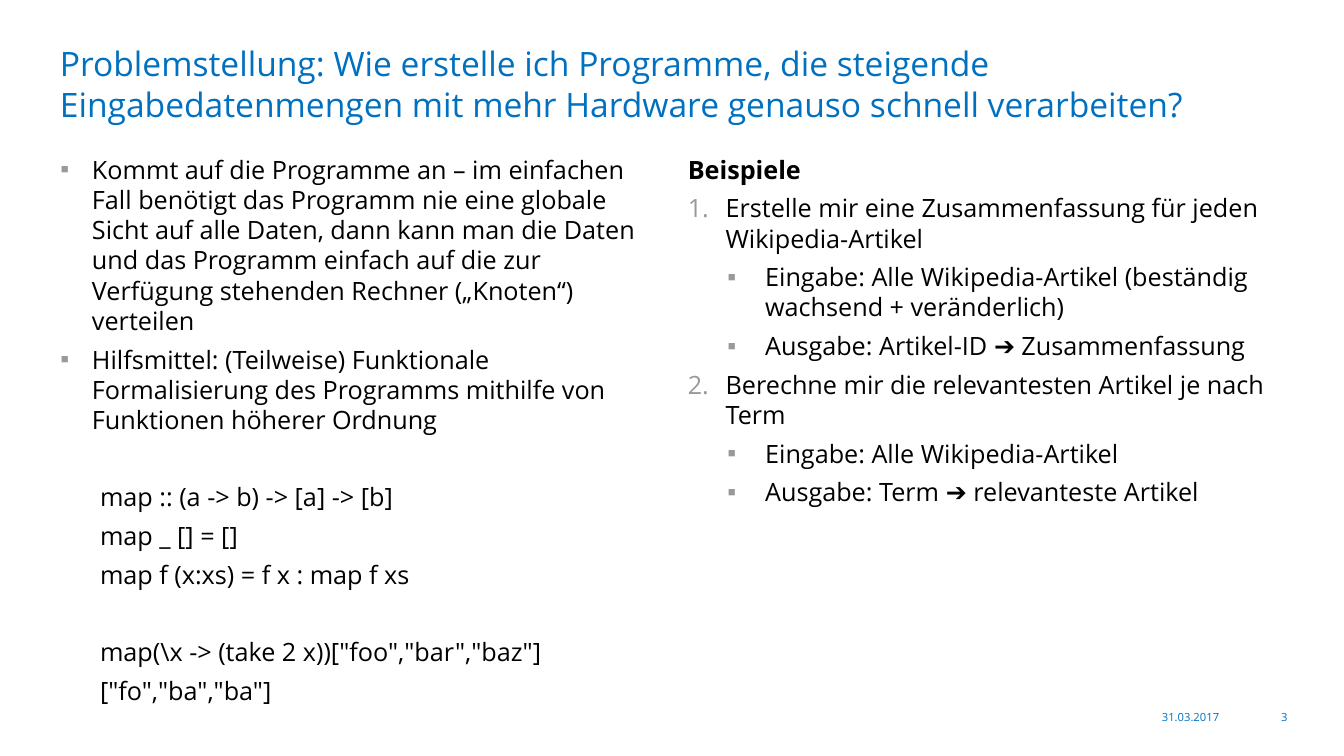
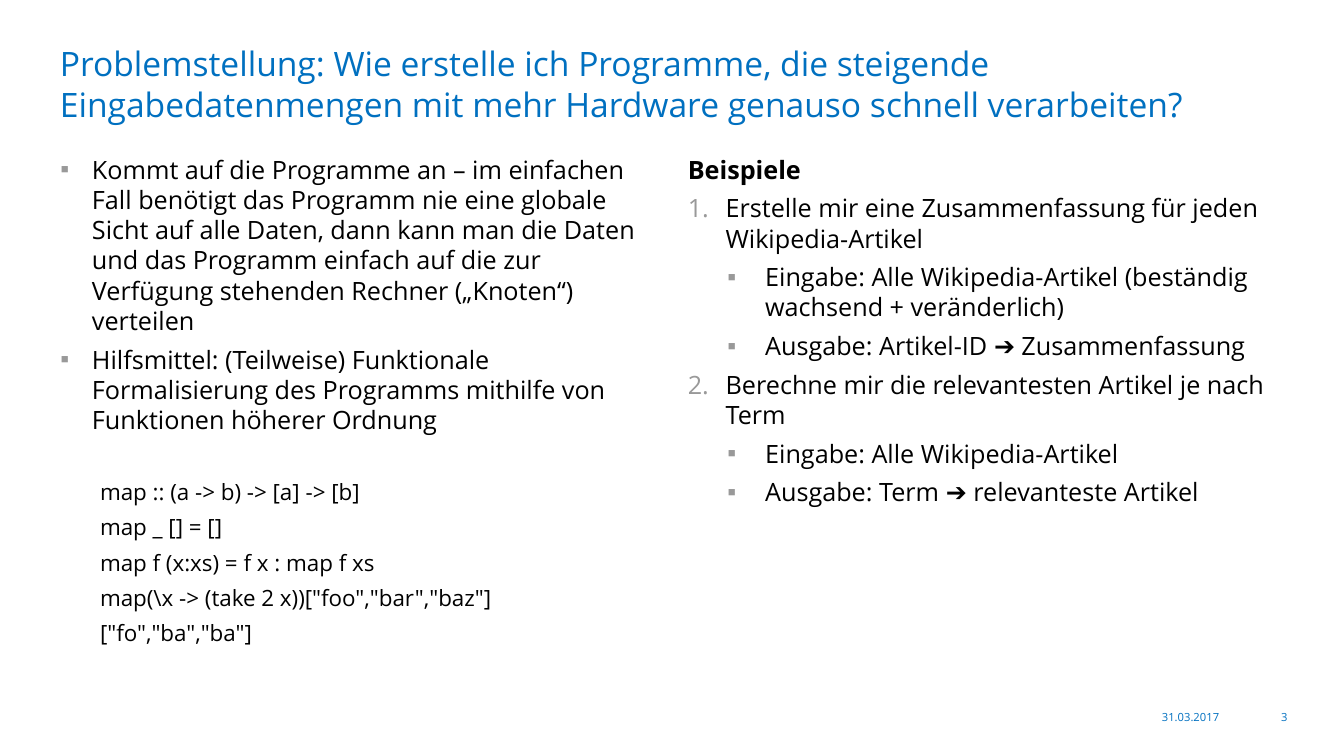
Before and after one commit to Skamandros/jug-saxony-workshop, a slide deck: slide 3 of src/slides/resources/2017-03-31-JUG-Saxony-Workshop-de.pptx. Drawn at 1344x756 pixels with LibreOffice and Linux fonts; fonts in the diff are those of the drawing; background and template pictures are left out. Boxes give left, top, right and bottom in pixels: in the first picture for what was removed or moved away, otherwise in the second. Text is boxed around its words. In the diff, an @@ line names an element or a change of style, - is before the commit and + after.

Commit message:
Small improvements

```diff
--- a/src/slides/resources/2017-03-31-JUG-Saxony-Workshop-de.pptx
+++ b/src/slides/resources/2017-03-31-JUG-Saxony-Workshop-de.pptx
@@ text at (100,483,491,645): size 18 to 16 pt in "map :: (a -> b) -> [a] ...", "map _ [] = []", "map f (x:xs) = f x : ...", "map(\x -> (take 2 x))["foo","bar","baz"]" and 1 more places @@
```
